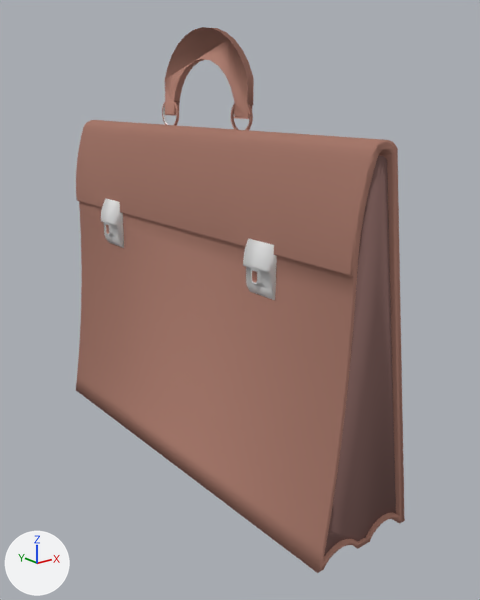
The Blender file working/amy/LBSR_Briefcase_leather.blend: old version first, new version second.
One viewpoint serves both versions: a camera (50 mm lens) standing at (-1.223, -1.582, 1.269) and looking at (0.03, -0.016, 0.642). Arrows for +X, +Y and +Z are at lower left; the lights stay in place.

The first picture shows 'briefcase', 'handle', 'lock', 'lock.001'.
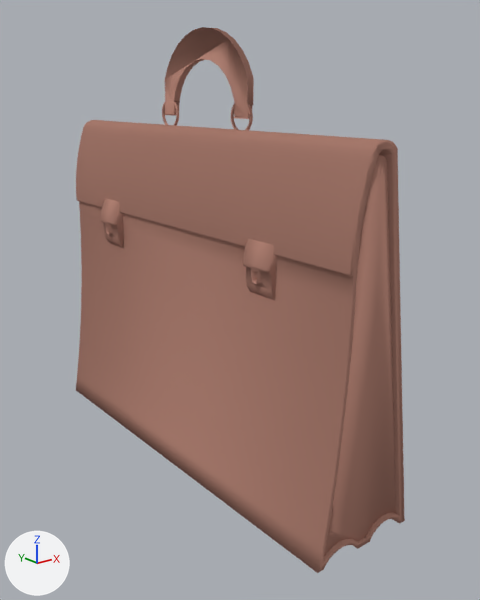
Where the change shows, as pixel boxes (x1, y1, x2, y2) in the pictures (480 x 600 px):
part 1 of me_mesh3_group3_model, recoloured (grey to brown)
    both: (101, 199, 124, 248)
part 2 of me_mesh4_group4_model, recoloured (grey to brown)
    both: (243, 239, 277, 300)
part 3 of me_mesh1_group1_model, recoloured
    both: (324, 155, 396, 556)

The change in detail:
me_mesh3_group3_model has 120 vertices, 93 faces and spans x 0.041..0.076, y -0.335..-0.234, z 0.005..0.167.
me_mesh3_group3_model is used by ob_lock; location (-0.196, 0.771, 0.747).
me_mesh3_group3_model part 1: all 77 faces that had it switch from no material to mat_briefcase_leather (beige #b68577).
me_mesh4_group4_model has 120 vertices, 93 faces and spans x 0.046..0.081, y -1.126..-1.025, z 0.003..0.165.
me_mesh4_group4_model is used by ob_lock_001; location (-0.196, 0.771, 0.747).
me_mesh4_group4_model part 2: all 77 faces that had it switch from no material to mat_briefcase_leather (beige #b68577).
me_mesh1_group1_model has 514 vertices, 548 faces and spans x 0.0..0.346, y -1.383..0.0, z -0.637..0.422.
me_mesh1_group1_model is used by ob_briefcase; location (-0.196, 0.771, 0.747).
me_mesh1_group1_model part 3: all 64 faces that had it switch from mat_briefcase_leather_two (brown #886965) to mat_briefcase_leather (beige #b68577).
